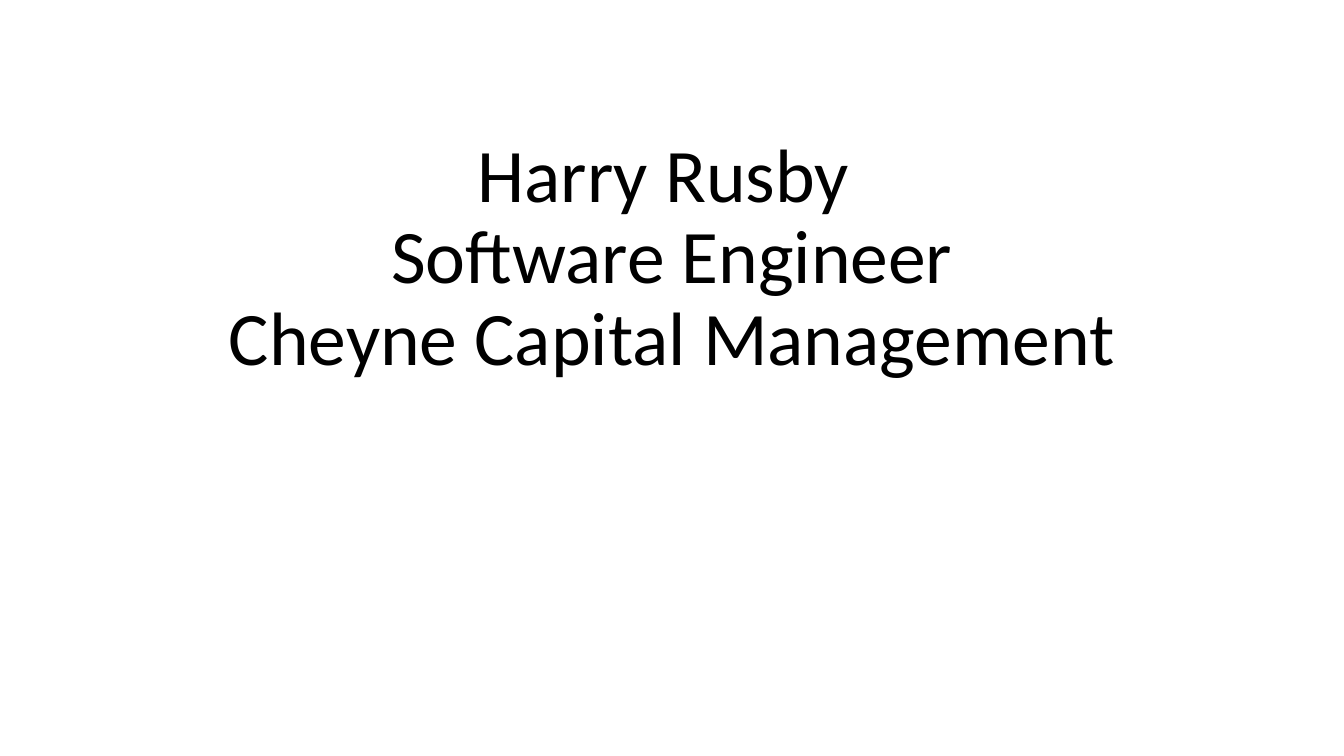
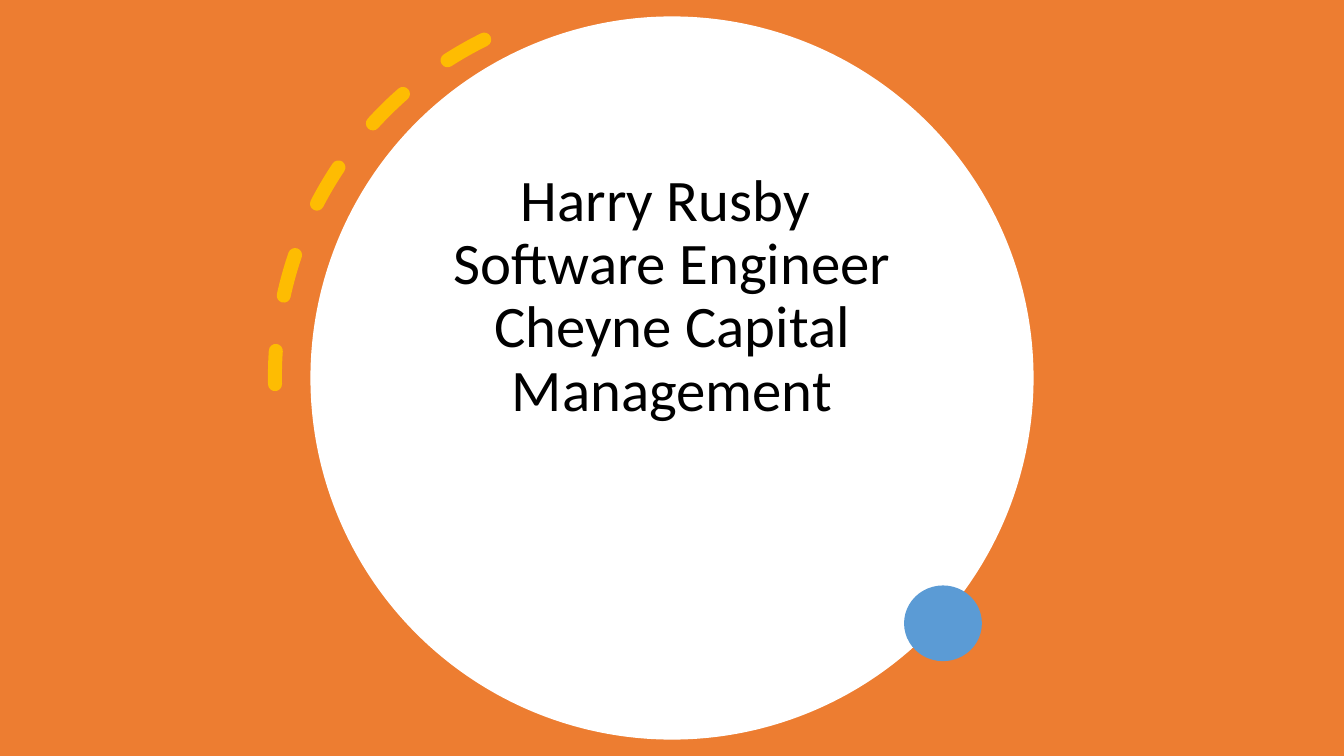
Before and after one commit to HRusby/Temp-transfer, a slide deck: slide 1 of Careers Presentation.pptx. Drawn at 1344x756 pixels with LibreOffice and Linux fonts; fonts in the diff are those of the drawing. Boxes give left, top, right and bottom in pixels: in the first picture for what was removed or moved away, otherwise in the second. Text is boxed around its words. In the diff, an @@ line names an element or a change of style, - is before the commit and + after.

Commit message:
Design

```diff
--- a/Careers Presentation.pptx
+++ b/Careers Presentation.pptx
@@ rectangle added at <box>0,0,1344,756</box>, fill #ED7D31 @@
@@ arc (boxed as its full ellipse) added at <box>148,0,1154,756</box>, outline #FFC000 10 pt dashed @@
@@ ellipse added at <box>311,16,1033,739</box>, fill #FFFFFF @@
@@ title "Harry Rusby Software Engineer Cheyne ...": place and size @@
-title "Harry Rusby Software Engineer Cheyne ..." at <box>229,149,1114,378</box>
+title "Harry Rusby Software Engineer Cheyne ..." at <box>454,180,889,421</box>
@@ title "Harry Rusby Software Engineer Cheyne ..." at <box>454,180,889,421</box>: size 54 to 42 pt @@
@@ ellipse added at <box>904,586,982,661</box>, fill #5B9BD5 @@
```
Also in this commit, not shown: 11 other slides changed.
